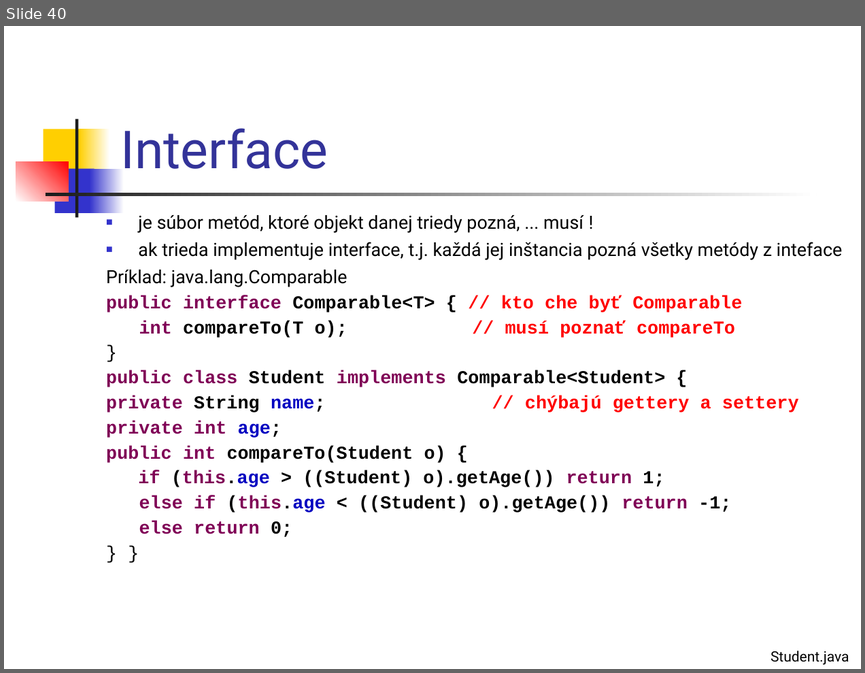
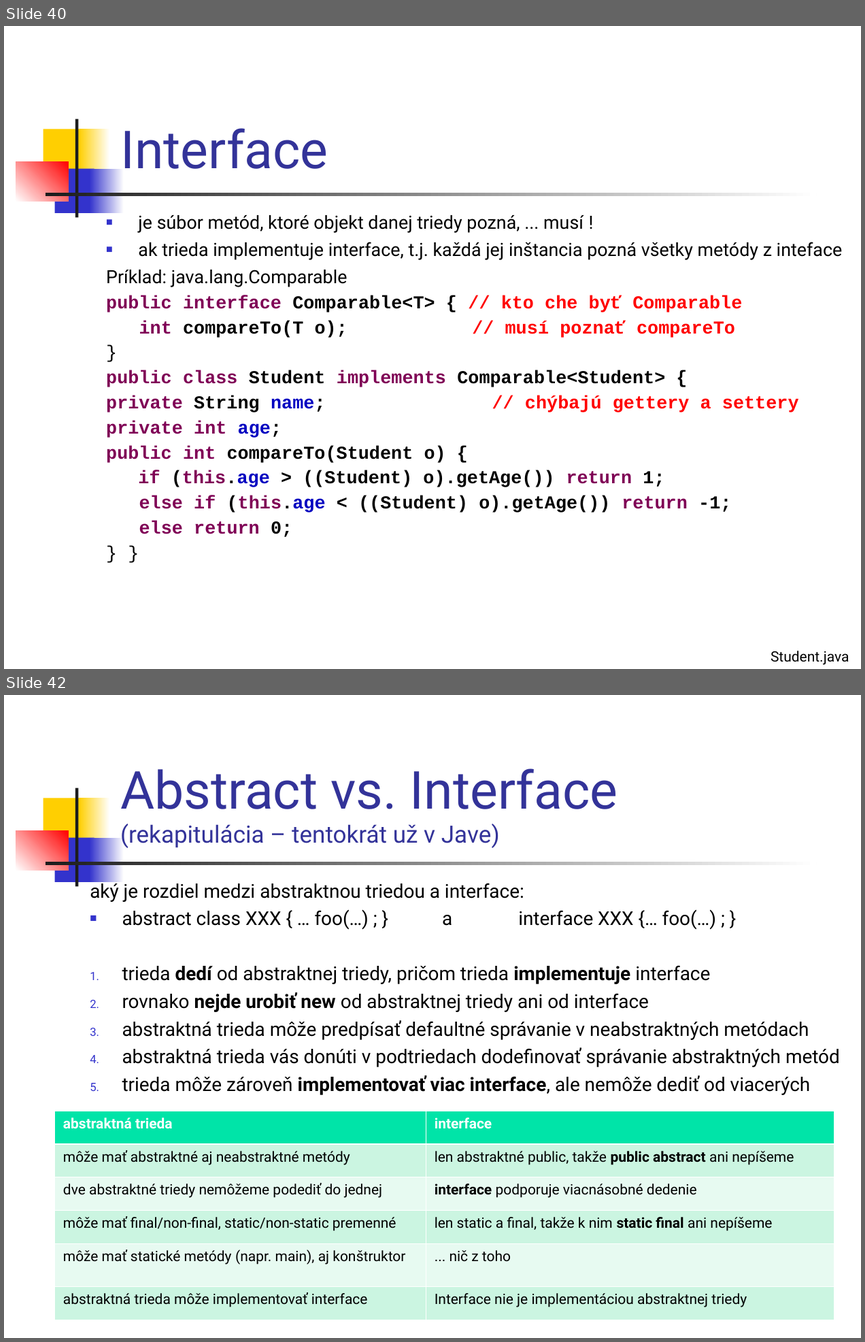
Before and after one commit to Programovanie4/Prednasky, a slide deck: 02/02_java.ppt. Shown one above the other, each under a label of ours: slide 40 before the commit, slides 40 and 42 after it; the slides between them are not shown. The pictures are 865x673 and 865x1342 pixels, drawn with LibreOffice and Linux fonts; fonts in the diff are those of the drawing. Boxes give left, top, right and bottom in pixels: in the first picture for what was removed or moved away, otherwise in the second. Text is boxed around its words. In the diff, an @@ line names an element or a change of style, - is before the commit and + after.

```diff
--- a/02/02_java.ppt
+++ b/02/02_java.ppt
@@ slide 42 added at [4, 695, 861, 1338], background #FFFFFF; not listed: 7 template elements that a slide beside it also shows @@
@@ title added at [120, 768, 618, 848], 20 pt, text #333399 @@
+Abstract vs. Interface
+(rekapitulácia – tentokrát už v Jave)
@@ text added at [90, 880, 840, 1095], 16 pt, text #000000 @@
+aký je rozdiel medzi abstraktnou triedou a interface:
+■ abstract class XXX { … foo(…) ; } a interface XXX {… foo(…) ; }
+1. trieda dedí od abstraktnej triedy, pričom trieda implementuje interface
+2. rovnako nejde urobiť new od abstraktnej triedy ani od interface
+3. abstraktná trieda môže predpísať defaultné správanie v neabstraktných metódach
+4. abstraktná trieda vás donúti v podtriedach dodefinovať správanie abstraktných metód
+5. trieda môže zároveň implementovať viac interface, ale nemôže dediť od viacerých
@@ table added at [54, 1110, 834, 1319], 6 rows, 2 columns @@
+abstraktná trieda | interface
+môže mať abstraktné aj neabstraktné metódy | len abstraktné public, takže public abstract ani nepíšeme
+dve abstraktné triedy nemôžeme podediť do jednej | interface podporuje viacnásobné dedenie
+môže mať final/non-final, static/non-static premenné | len static a final, takže k nim static final ani nepíšeme
+môže mať statické metódy (napr. main), aj konštruktor | ... nič z toho
+abstraktná trieda môže implementovať interface | Interface nie je implementáciou abstraktnej triedy
```
Also in this commit, not shown: 10 slides changed, 2 other slides added, 1 other file.
